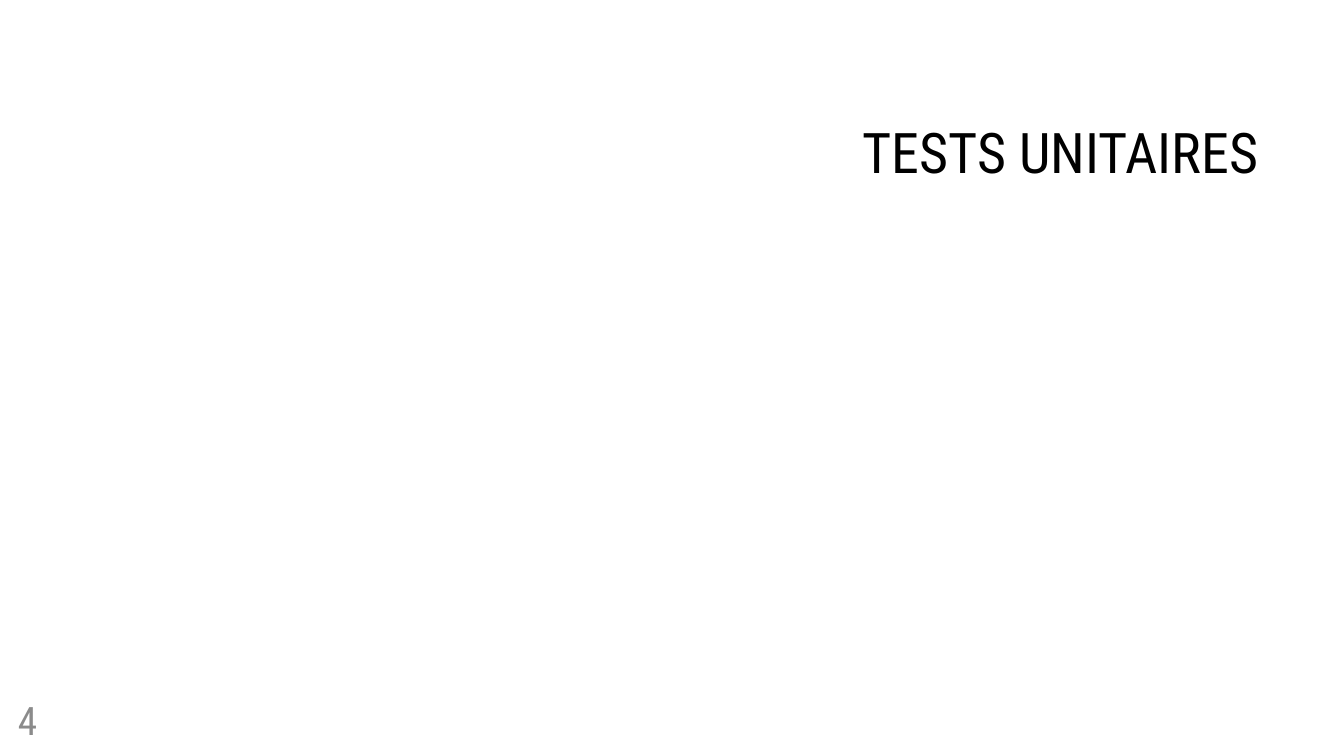
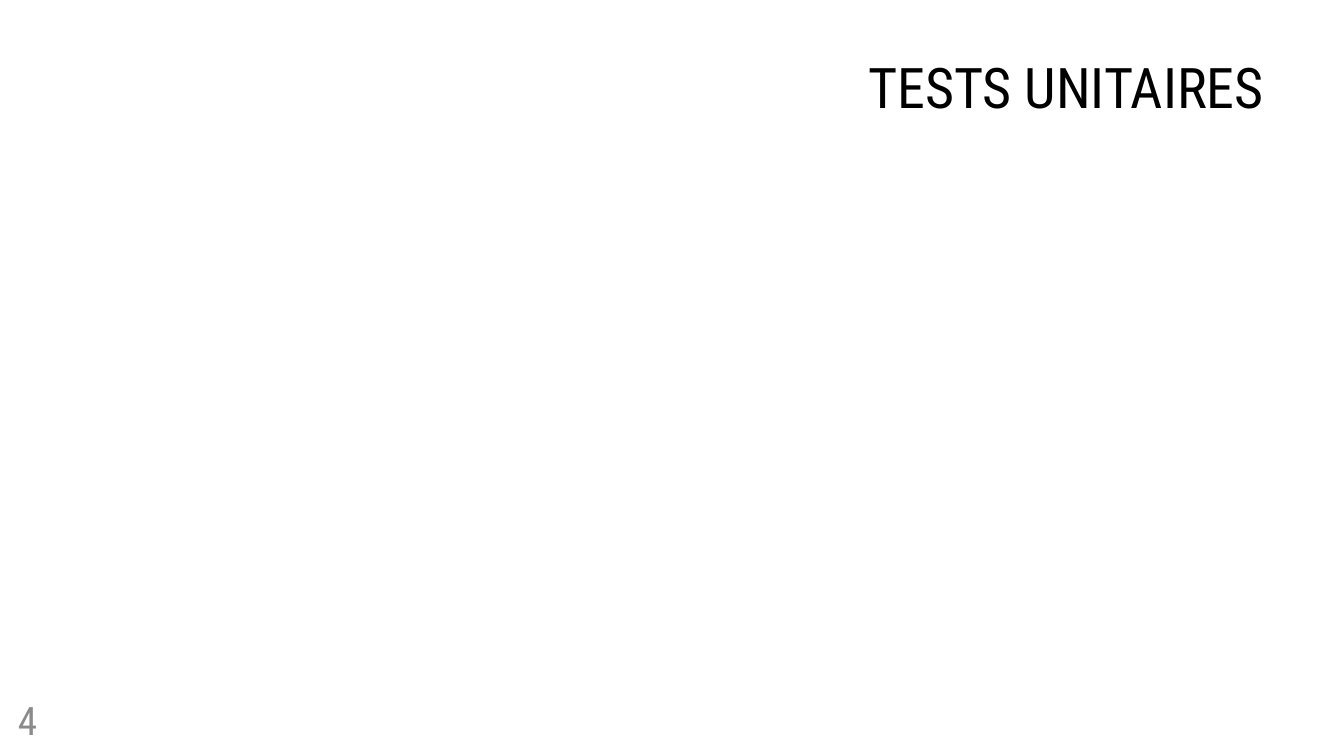
Before and after one commit to Sofiane-Sif/7WondersArchitect, a slide deck: slide 4 of Soutenance-Java.pptx. Drawn at 1344x756 pixels with LibreOffice and Linux fonts; fonts in the diff are those of the drawing; background and template pictures are left out. Boxes give left, top, right and bottom in pixels: in the first picture for what was removed or moved away, otherwise in the second. Text is boxed around its words. In the diff, an @@ line names an element or a change of style, - is before the commit and + after.

```diff
--- a/Soutenance-Java.pptx
+++ b/Soutenance-Java.pptx
@@ text "TESTS UNITAIRES" moved from (x1=863, y1=132, x2=1258, y2=174) to (x1=868, y1=67, x2=1264, y2=109) @@
```
Also in this commit, not shown: 2 other slides changed, 1 slide added, 1 other file.
